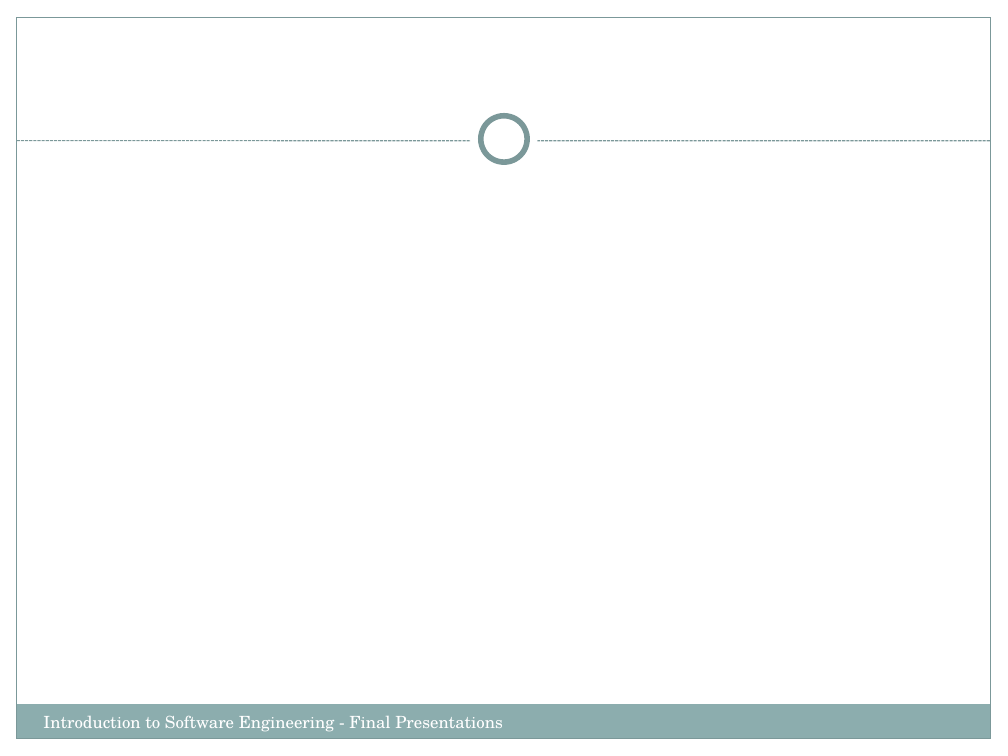
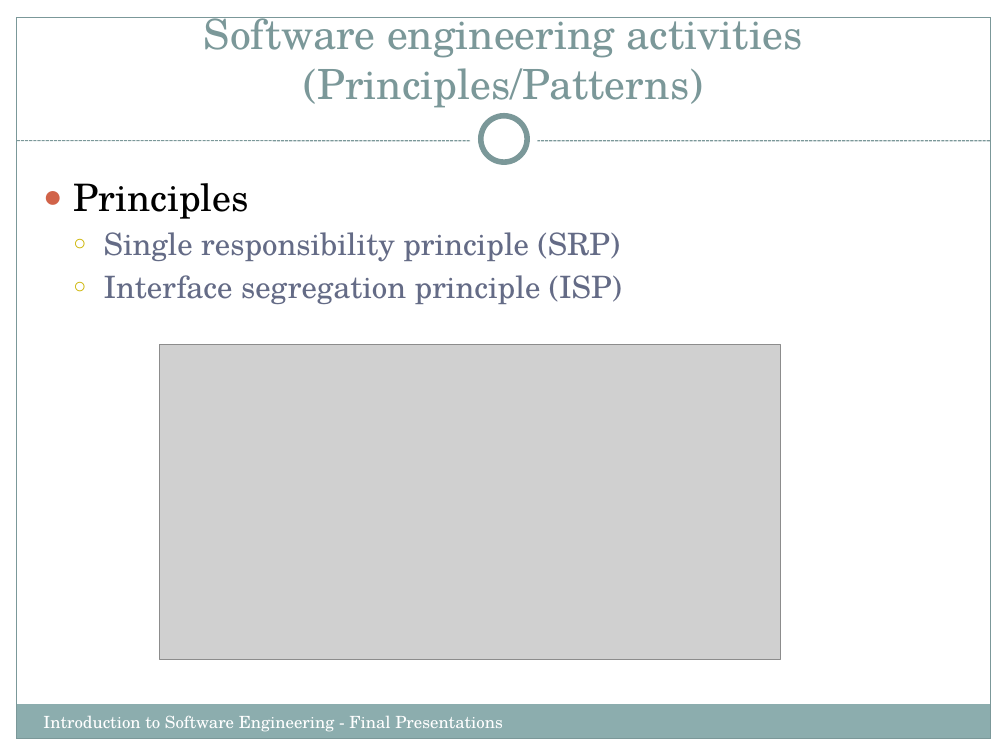
Before and after one commit to Cyber-Punk-REAS/the_project, a slide deck: slide 11 of IntroSWEng.FinalPresentations.pptx (slide 22 before the commit). Drawn at 1008x756 pixels with LibreOffice and Linux fonts; fonts in the diff are those of the drawing; grey boxes stand for pictures. Boxes give left, top, right and bottom in pixels: in the first picture for what was removed or moved away, otherwise in the second. Text is boxed around its words. In the diff, an @@ line names an element or a change of style, - is before the commit and + after.

```diff
--- a/IntroSWEng.FinalPresentations.pptx
+++ b/IntroSWEng.FinalPresentations.pptx
@@ title added at [204, 17, 803, 108], 29.7 pt, text #7C999A @@
+Software engineering activities
+(Principles/Patterns)
@@ text added at [73, 183, 622, 304], 22 pt, text #646B86 @@
+● Principles
+  ○ Single responsibility principle (SRP)
+  ○ Interface segregation principle (ISP)
@@ picture added at [160, 345, 781, 659] @@
```
Also in this commit, not shown: 13 other slides changed, 1 slide added, 1 slide removed.
